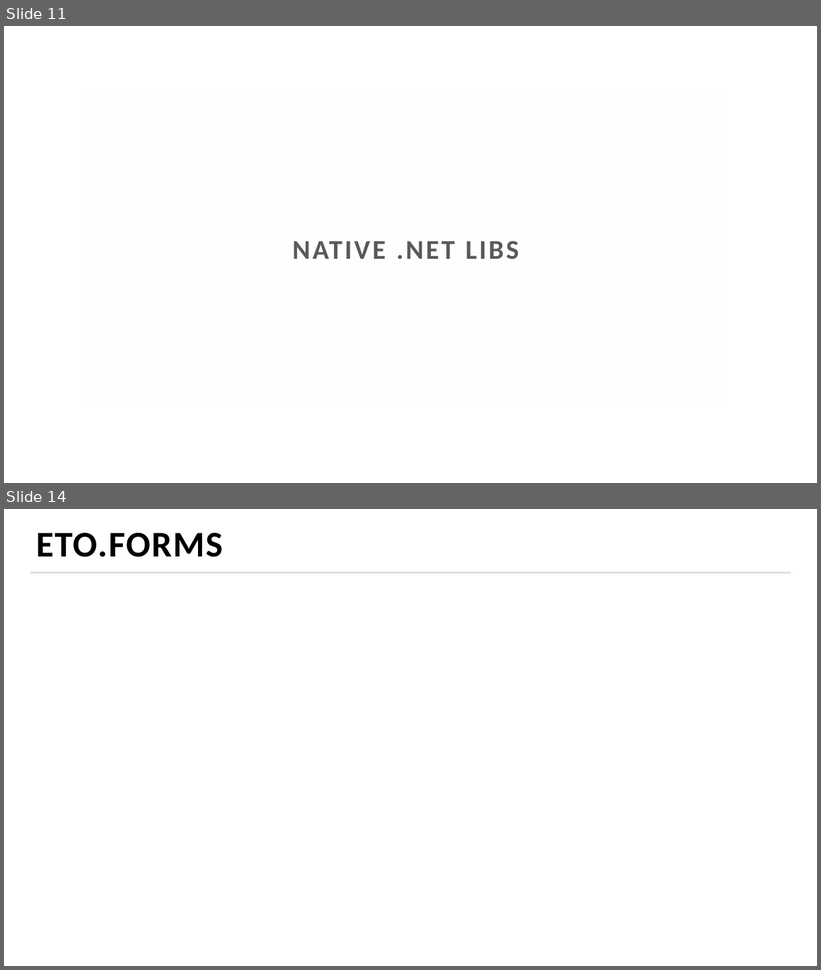
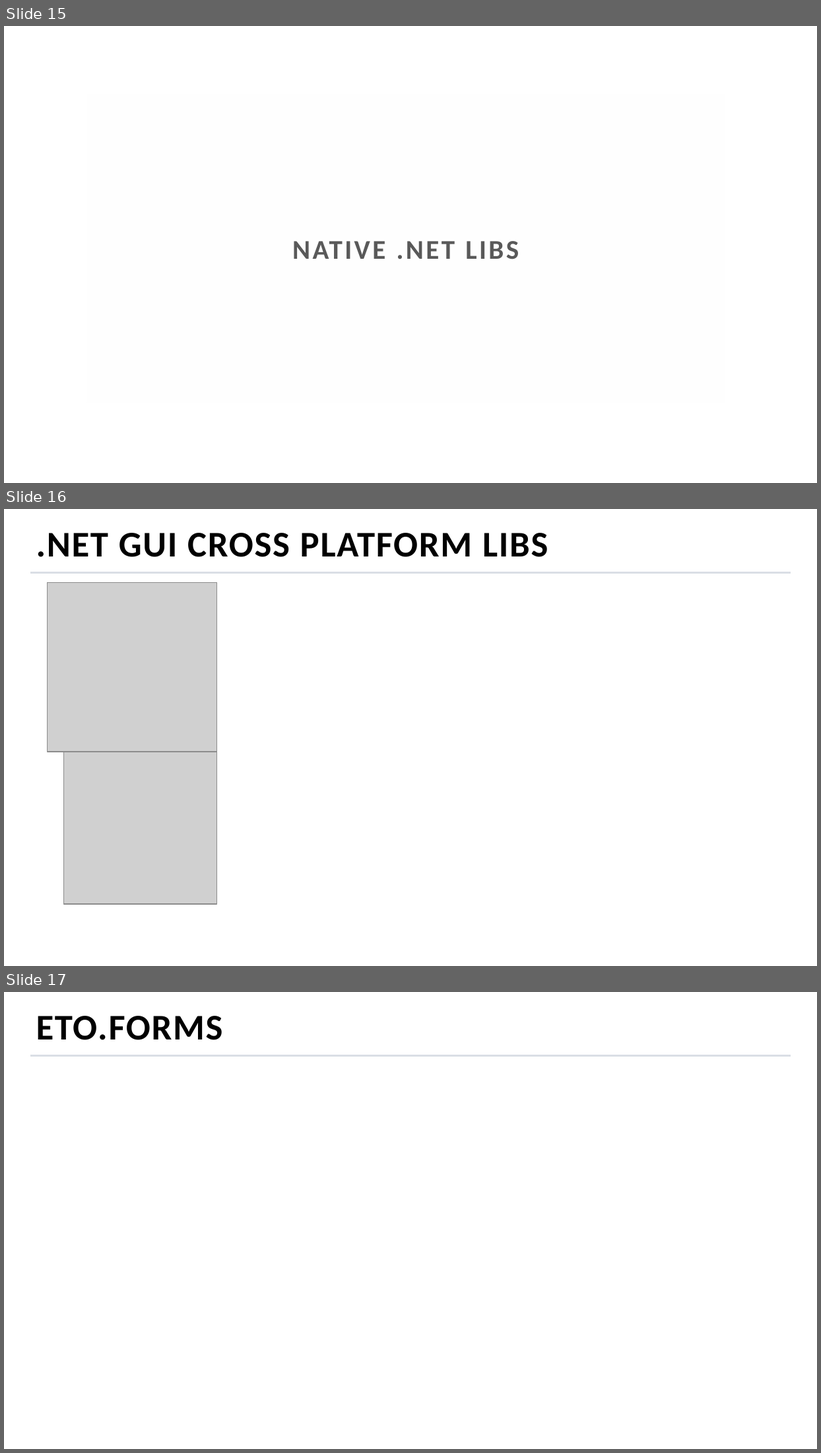
Before and after one commit to MihailRomanov/TechTalks_GUI_in_Net, a slide deck: presentation.pptx. Shown one above the other, each under a label of ours: slides 11 and 14 before the commit, slides 15, 16 and 17 after it; the slides between them are not shown. The pictures are 821x970 and 821x1453 pixels, drawn with LibreOffice and Linux fonts; fonts in the diff are those of the drawing; grey boxes stand for pictures; background and template pictures are left out. Boxes give left, top, right and bottom in pixels: in the first picture for what was removed or moved away, otherwise in the second. Text is boxed around its words. In the diff, an @@ line names an element or a change of style, - is before the commit and + after.

```diff
--- a/presentation.pptx
+++ b/presentation.pptx
@@ slide 16 added at box(4, 509, 817, 966), background picture (left out); not listed: 1 template element that a slide beside it also shows @@
@@ title added at box(36, 533, 548, 557), 32 pt, text #000000, bold @@
+.NET GUI CROSS PLATFORM LIBS
@@ picture added at box(47, 582, 217, 751) @@
@@ picture added at box(63, 752, 217, 905) @@
@@ what was slide 11 is now slide 15 @@
@@ what was slide 14 is now slide 17 @@
```
Also in this commit, not shown: 7 slides changed, 5 other slides added, 2 slides removed.
